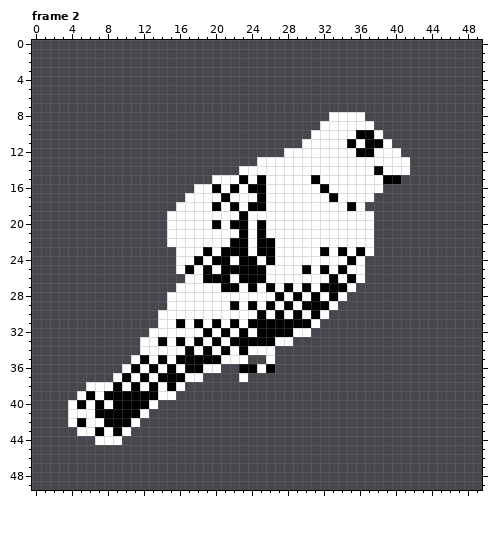
One commit to this pixel-art file: Assets/Aseprite/New/Guano.aseprite. The picture above was drawn from the file before the commit.
50x50 pixels, 4 frames. Shown: frame 2. The commit also changed other frames, which this record leaves out.
Now the later version:
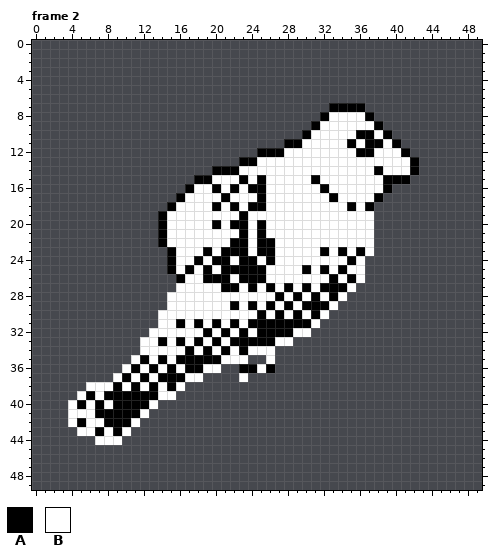
Palette (. is transparent): A #000000  B #ffffff
The author wrote: Finish Guano char
Diff:
Frame 2, layer "Detailed/Body":
Colour A is added in row 7 at x 33 to 36; in row 8 at x 32 and 37; in row 9 at x 31 and 38; in row 10 at x 30 and 39; in row 11 at x 28 to 29 and 40; in row 12 at x 25 to 27 and 41.
Colour A is added in row 13 at x 23 to 24 and 42; in row 14 at x 20 to 22 and 42; in row 15 at x 18 to 19 and 41; in row 16 at x 17 and 39; in row 17 at x 16 and 38; in row 18 at x 15 and 37.
Colour A is added in rows 19 to 22 at x 14; in rows 23 to 25 at x 15; in row 26 at x 16.
Pixel boxes of the changes (left, top, right, bottom) in both pictures:
added: (158, 103, 419, 283)
